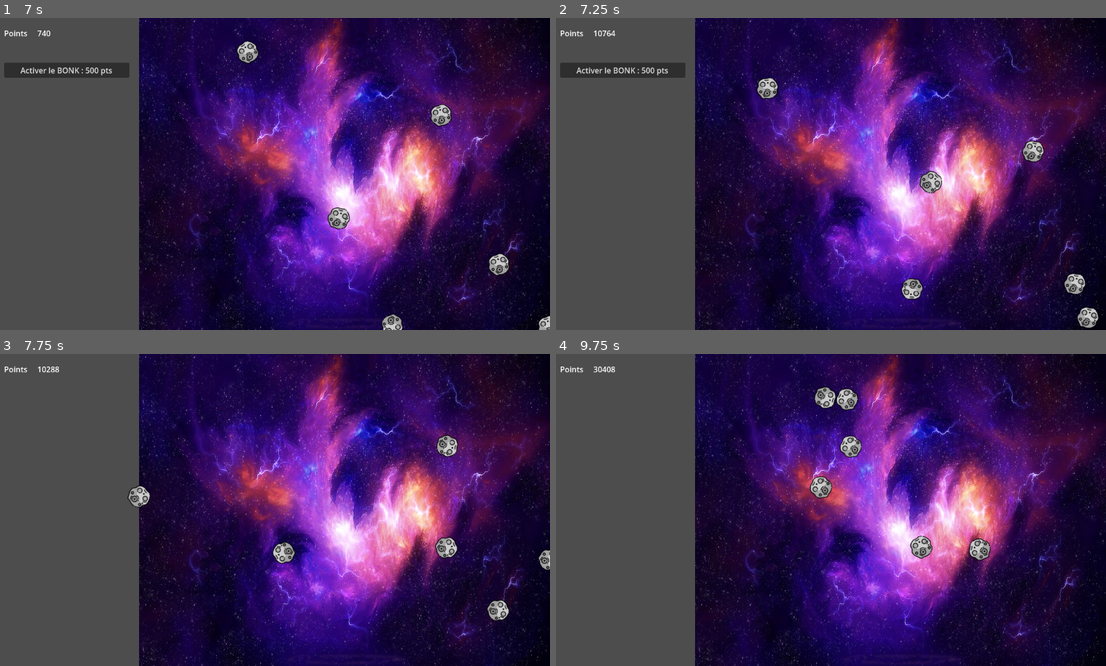
Above: before the commit, frames 1-4 (two rows, left to right).
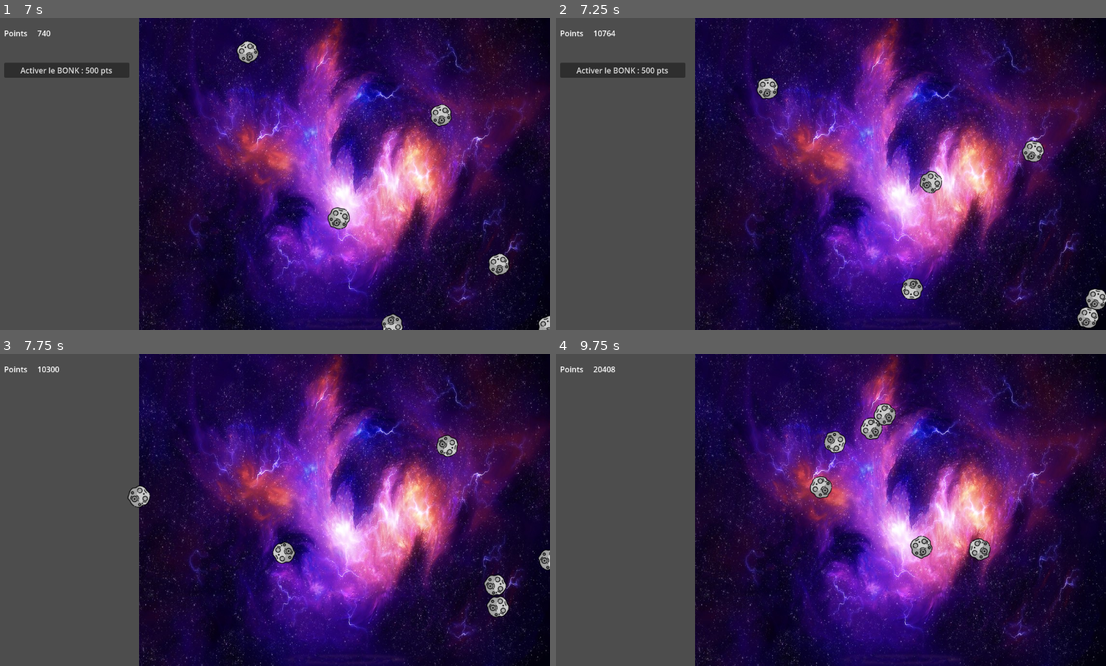
Above: after the commit, the same moments.

Repository: Niksune/Baby-Evolve-Minigame
Game: Godot game, scene res://Scenes/Game/Game.tscn
Two runs of this game, one before a commit and one after it. Both use one fixed random seed, a clock stepped at 60 frames per second and the inputs below.
Inputs:
- Up to frame 1 (7 s): click "Double Wall Bounce : 5 pts" at 2 s; click "Ajoute Une Balle : 20 pts" at 3.5 s; click "Double Wall Bounce : 50 pts" at 4.25 s; click "Ajoute Une Balle : 50 pts" at 5 s; click "Triple Wall Bounce : 100 pts" at 5.75 s; click "Ajoute Trois Balles : 100 pts" at 6.5 s
- Up to frame 2 (7.25 s): no input
- Up to frame 3 (7.75 s): click "Activer le BONK : 500 pts" at 7.25 s
- Up to frame 4 (9.75 s): no input

Frame 1 is identical in both runs. In frame 2, 0.4% of the frame differs, in the area x 92-100%, y 81-94%; in frame 3, 0.6%; in frame 4, 1.3%, in the area x 6-62%, y 4-34%.

Commit message:
Evolution d'algo en cours. Prob car pas de deep copy (DIFF ne s'affiche jamais)

Diff:
--- a/Scenes/Ball/Ball.gd
+++ b/Scenes/Ball/Ball.gd
@@ -1,5 +1,5 @@
 extends CharacterBody2D
-
+class_name Ball
 
 var speed = 300.0
 var direction := Vector2(1.0,1.0)
@@ -9,6 +9,11 @@
 var rotation_speed = 2.0
 var collision_board: Dictionary
 
+func get_direction_x():
+	return direction.x
+
+func get_direction_y():
+	return direction.y
 
 func _init():
 	position.x = randi()%852
@@ -40,29 +45,40 @@
 func manage_collision():
 	for i in get_slide_collision_count():
 		var collision = get_slide_collision(i)
-		bonk(collision)
+		bonk(collision.get_collider())
 
-func bonk(collision : KinematicCollision2D):
-	var name_str = self.get_instance_id()
-	var other_name_str = collision.get_collider().get_instance_id()
+func bonk(collider : Ball):
+	var collider_name = collider.get_instance_id()
 
-	if(!collision_board.has(name_str)):
-		collision_board[name_str] = {}
+	if(!collision_board.has(collider_name) || collision_board[collider_name] + 0.1 < Time.get_unix_time_from_system()):
+	#if(!collision_board.has(collider_name)):
+		#change_direction(collider)
+		count_bonk(self.get_instance_id(), collider_name)
+		collision_board[collider_name] = Time.get_unix_time_from_system()
+		# And we call the collider to be sure the collision is managed by the two balls
+		collider.bonk_by_colleague(self,self.get_direction_x(),self.get_direction_y())
 
-	if(!collision_board[name_str].has(other_name_str)):
-		collision_board[name_str][other_name_str] = Time.get_unix_time_from_system()
-		change_direction(collision)
-		count_bonk(name_str, other_name_str)
-	elif(collision_board[name_str][other_name_str]+0.2 < Time.get_unix_time_from_system()):
-		collision_board[name_str][other_name_str] = Time.get_unix_time_from_system()
-		change_direction(collision)
-		count_bonk(name_str, other_name_str)
 
-func change_direction(collision : KinematicCollision2D):
-	if direction.x <= collision.get_collider().direction.x:
+func bonk_by_colleague(collider : Ball, collider_direction_x, collider_direction_y):
+	if collider.direction.x != collider_direction_x:
+		print("DIFF")
+
+	bonk(collider)
+
+
+
+	if direction.x <= collider_direction_x:
 		direction = Vector2(-direction.x, direction.y)
 
-	if direction.y <= collision.get_collider().direction.y:
+	if direction.y <= collider_direction_y:
+		direction = Vector2(direction.x, -direction.y)
+
+
+func change_direction(collider : Ball):
+	if direction.x <= collider.direction.x:
+		direction = Vector2(-direction.x, direction.y)
+
+	if direction.y <= collider.direction.y:
 		direction = Vector2(direction.x, -direction.y)
 
 
